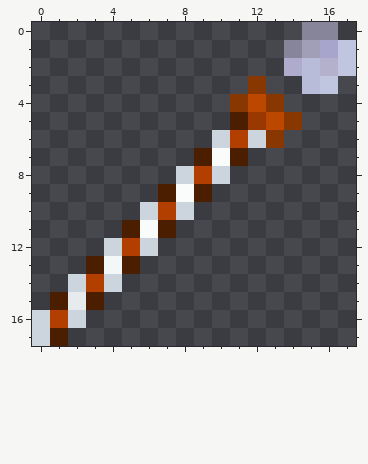
Two states of a pixel-art sprite, CookieMod/Items/Weapons/SugarStaff.png. Above: the version before the commit.
The file is 36x36 pixels, drawn in blocks of 2x2; one block is one cell here. Colours within 5 levels of each other are drawn and written as one.
The same view after the edit:
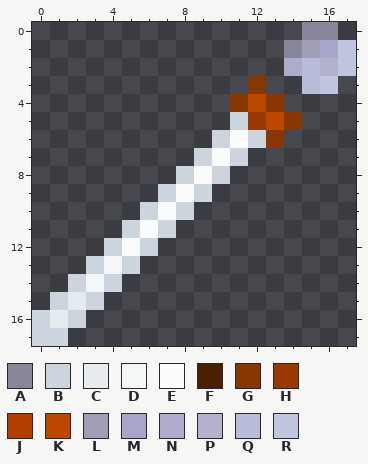
Palette (. is transparent): A #868599  B #ccd5dd  C #e6eced  D #f4f7f8  E #fafbfb  F #4c1e00  G #893700  H #993800  J #b23e00  K #bc4800  L #a19fb7  M #a8a5cc  N #aeabcc  P #b3b1cc  Q #b8bcd8  R #c0c5e0
Edits made:
@@ x 0..17 @@
  4 ...........GKG....
- 5 ...........FHKG...
- 6 ..........BJBG....
- 7 .........FEF......
- 8 ........BJB.......
- 9 .......FEF........
-10 ......BJB.........
-11 .....FEF..........
-12 ....BJB...........
-13 ...FDF............
-14 ..BJB.............
-15 .FCF..............
-16 BJB...............
-17 BF................
+ 5 ...........BHKG...
+ 6 ..........BEBG....
+ 7 .........BEB......
+ 8 ........BEB.......
+ 9 .......BEB........
+10 ......BEB.........
+11 .....BEB..........
+12 ....BEB...........
+13 ...BDB............
+14 ..BDB.............
+15 .BCB..............
+16 BCB...............
+17 BB................
Pixel boxes of the changes (left, top, right, bottom) in both pictures:
changed: (50, 112, 248, 346)
